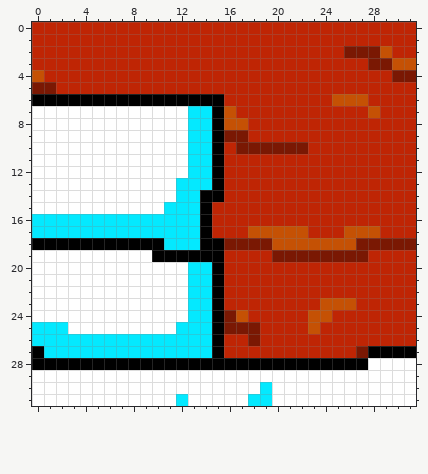
Two versions of one pixel-art sprite, Test Sprites/Test Sprite Tile-lava9.png.png. That is the earlier state.
The file is 64x64 pixels, drawn in blocks of 2x2; one block is one cell here.
The result:
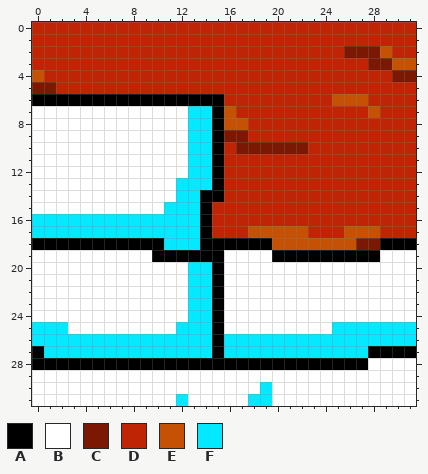
Palette (. is transparent): A #000000  B #ffffff  C #7a1803  D #bf2504  E #c55104  F #04e9ff
Changes in this commit:
Changed rows in their new state; - is an unchanged pixel.
first column x 16:
18 AAAA---------AAA
19 BBBBAAAAAAAAABBB
20 BBBBBBBBBBBBBBBB
21 BBBBBBBBBBBBBBBB
22 BBBBBBBBBBBBBBBB
23 BBBBBBBBBBBBBBBB
24 BBBBBBBBBBBBBBBB
25 BBBBBBBBBFFFFFFF
26 FFFFFFFFFFFFFFFF
27 FFFFFFFFFFFF----
Pixel boxes of the changes (left, top, right, bottom) in both pictures:
changed: (224, 238, 416, 358)
